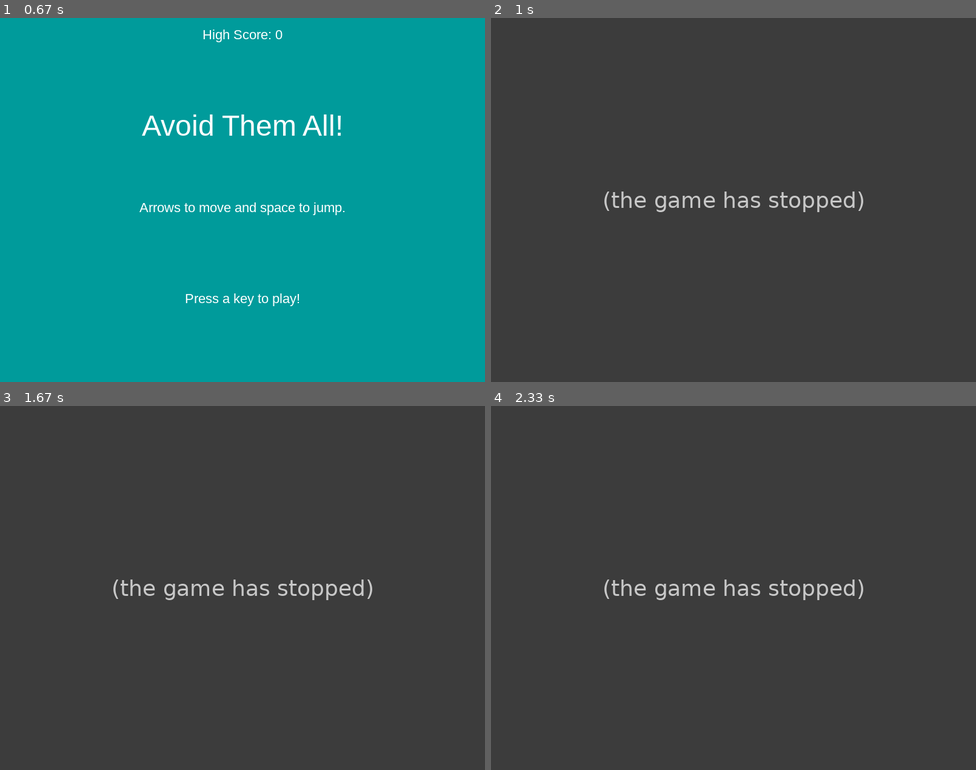
Above: before the commit, frames 1-4 (two rows, left to right).
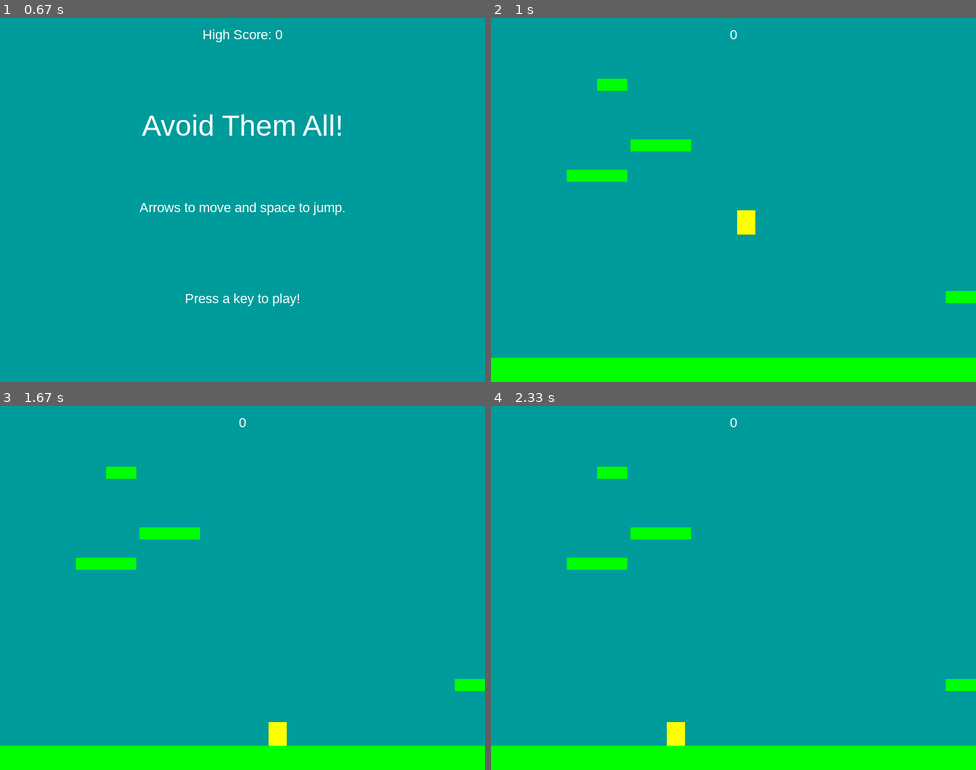
Above: after the commit, the same moments.

Repository: bpeter97/AvoidThemAll
Game: pygame game, started from Project Files/main.py
The game is run twice, just before and just after one commit, with the same random seed, the same clock (stepped at 60 frames per second) and the same inputs.
Inputs:
- Up to frame 1 (0.67 s): hold Right from 0.33 s (still down)
- Up to frame 2 (1 s): release Right at 0.8 s; hold Right from 0.83 s (still down)
- Up to frame 3 (1.67 s): release Right at 1.3 s; hold Left from 1.33 s (still down)
- Up to frame 4 (2.33 s): release Left at 1.87 s; hold Left 1.9-2.3 s

Frame 1 is identical in both runs. In frame 2, 100% of the frame differs, in the area x 0-100%, y 0-100%; in frame 3, 100%; in frame 4, 100%.
Error before the commit: AttributeError: 'Game' object has no attribute 'all_sprides' (main.py line 35); the game stopped at 0.8 s (later frames are placeholders)

Commit message:
Fixed images and some other scripting. Still on episode 9 beginning.

Diff:
--- /dev/null
+++ b/Project Files/img/spritesheetimg.xml
@@ -0,0 +1,30 @@
+<?xml version="1.0" encoding="utf-8" ?>
+<XnaContent>
+<Asset Type="System.Collections.Generic.Dictionary[System.String, Microsoft.Xna.Framework.Rectangle]">
+<Item><Key>tile 1</Key><Value>0 0 232 55</Value></Item>
+<Item><Key>cloud1</Key><Value>0 56 205 70</Value></Item>
+<Item><Key>cloud2</Key><Value>0 127 205 70</Value></Item>
+<Item><Key>cloud3</Key><Value>233 0 205 70</Value></Item>
+<Item><Key>tile 2</Key><Value>0 198 132 45</Value></Item>
+<Item><Key>drag1</Key><Value>206 71 100 79</Value></Item>
+<Item><Key>drag2</Key><Value>206 151 100 79</Value></Item>
+<Item><Key>drag3</Key><Value>307 71 100 79</Value></Item>
+<Item><Key>drag4</Key><Value>307 151 100 79</Value></Item>
+<Item><Key>jump-fall</Key><Value>0 244 55 79</Value></Item>
+<Item><Key>jump-up</Key><Value>56 244 55 79</Value></Item>
+<Item><Key>run1</Key><Value>133 198 55 79</Value></Item>
+<Item><Key>run2</Key><Value>112 278 55 79</Value></Item>
+<Item><Key>run3</Key><Value>189 231 55 79</Value></Item>
+<Item><Key>run4</Key><Value>245 231 55 79</Value></Item>
+<Item><Key>run5</Key><Value>301 231 55 79</Value></Item>
+<Item><Key>stand1</Key><Value>357 231 55 79</Value></Item>
+<Item><Key>coin_01</Key><Value>0 324 26 23</Value></Item>
+<Item><Key>coin_02</Key><Value>0 348 26 23</Value></Item>
+<Item><Key>coin_03</Key><Value>27 324 26 23</Value></Item>
+<Item><Key>coin_04</Key><Value>27 348 26 23</Value></Item>
+<Item><Key>coin_05</Key><Value>54 324 26 23</Value></Item>
+<Item><Key>coin_06</Key><Value>54 348 26 23</Value></Item>
+<Item><Key>coin_07</Key><Value>81 324 26 23</Value></Item>
+<Item><Key>coin_08</Key><Value>81 348 26 23</Value></Item>
+</Asset>
+</XnaContent>
--- a/Project Files/main.py
+++ b/Project Files/main.py
@@ -32,8 +32,8 @@
 		self.all_sprites = pg.sprite.Group()
 		self.platforms = pg.sprite.Group()
 		self.player = Player(self)
-		self.all_sprides.add(self.player)
-		for plat in PLFATFORM_LIST:
+		self.all_sprites.add(self.player)
+		for plat in PLATFORM_LIST:
 			p = Platform(*plat)
 			self.all_sprites.add(p)
 			self.platforms.add(p)
@@ -99,7 +99,7 @@
 	def draw(self):
 		# Game Loop - Draw
 		self.screen.fill(BGCOLOR)
-		self.all_sprites_draw(screen)
+		self.all_sprites.draw(self.screen)
 		self.draw_text(str(self.score), 22, WHITE, WIDTH / 2, 15)
 		# Always do this last. *After drawing everything, flip the display.*
 		pg.display.flip()
--- a/Project Files/settings.py
+++ b/Project Files/settings.py
@@ -13,7 +13,7 @@
 PLAYER_JUMP = 20
 
 # Starting Platforms
-PLATFORM_LIST = [(0, HEIGHT - 40, WIDTH, 40),(WIDTH - 50, HEIGHT * 3 / 4, 100, 20),(125, HEIGHT - 350, 100, 20),(350, 200, 100, 20),(175,100,50,20)]
+PLATFORM_LIST = [(0, HEIGHT - 40, WIDTH, 40),(WIDTH - 50, HEIGHT * 3 / 4, 100, 20),(125, HEIGHT - 350, 100, 20),(230, 200, 100, 20),(175,100,50,20)]
 
 # Define Color.
 WHITE = (255, 255, 255)
--- a/Project Files/sprites.py
+++ b/Project Files/sprites.py
@@ -19,7 +19,7 @@
 		self.acc = vec(0, PLAYER_GRAV)
 		keys = pg.key.get_pressed()
 		if keys[pg.K_LEFT]:
-			self.acc.x = PLAYER_ACC
+			self.acc.x = -PLAYER_ACC
 		if keys[pg.K_RIGHT]:
 			self.acc.x = PLAYER_ACC
 
Empty file added: Project Files/highscore.txt
Binary file added: Project Files/img/spritesheetimg.png
Binary file added: Project Files/thegame.png
